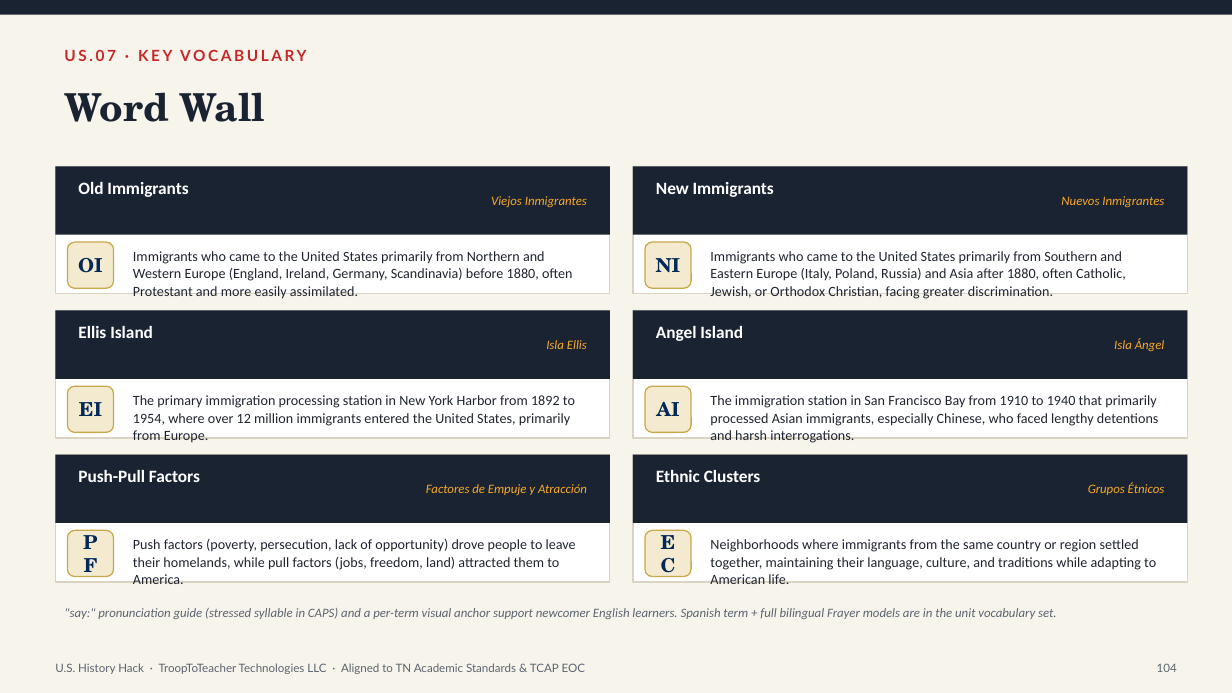
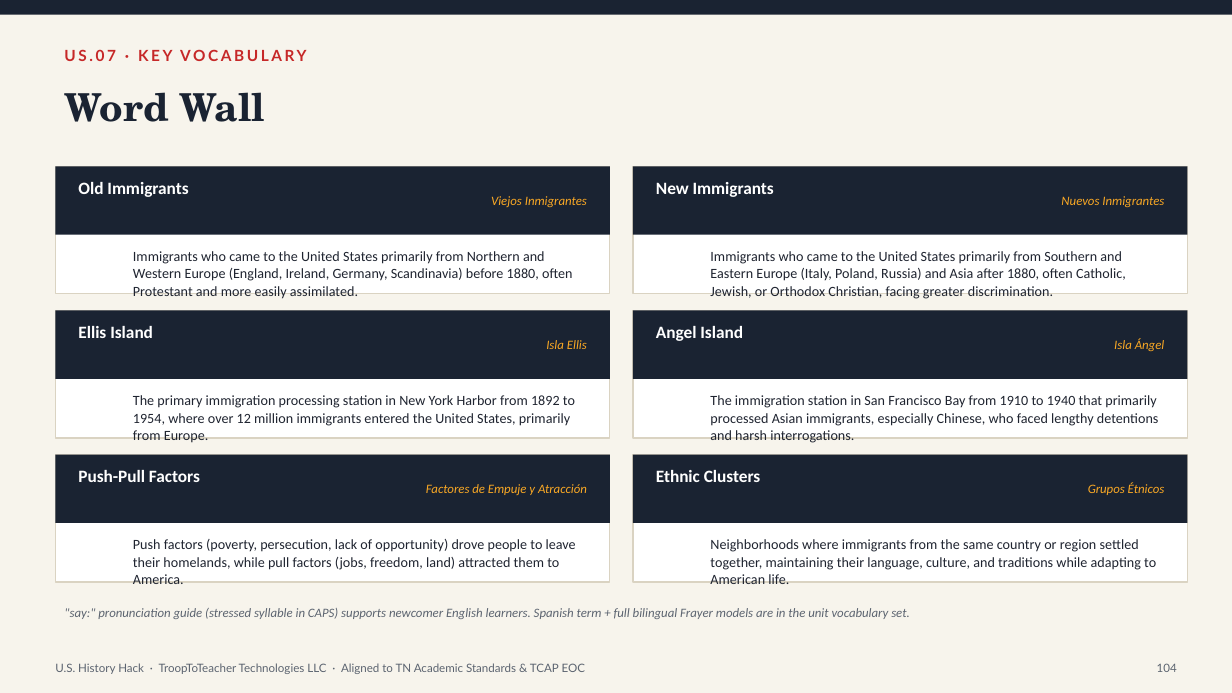
Before and after one commit to Trooptoteacher/trooptoteacher-history, a slide deck: slide 104 of HistoryHack_Platinum/deliverables_unit1/Unit1_Teacher_Deck_CourseStandard.pptx. Drawn at 1232x693 pixels with LibreOffice and Linux fonts; fonts in the diff are those of the drawing. Boxes give left, top, right and bottom in pixels: in the first picture for what was removed or moved away, otherwise in the second. Text is boxed around its words. In the diff, an @@ line names an element or a change of style, - is before the commit and + after.

```diff
--- a/HistoryHack_Platinum/deliverables_unit1/Unit1_Teacher_Deck_CourseStandard.pptx
+++ b/HistoryHack_Platinum/deliverables_unit1/Unit1_Teacher_Deck_CourseStandard.pptx
@@ rounded rectangle removed at box(67, 242, 114, 288) @@
@@ text removed at box(78, 258, 103, 273) @@
-OI
@@ rounded rectangle removed at box(645, 242, 691, 288) @@
@@ text removed at box(656, 258, 681, 272) @@
-NI
@@ rounded rectangle removed at box(67, 386, 114, 433) @@
@@ rounded rectangle removed at box(645, 386, 691, 433) @@
@@ text removed at box(79, 402, 102, 416) @@
-EI
@@ text removed at box(656, 401, 679, 416) @@
-AI
@@ rounded rectangle removed at box(67, 531, 114, 577) @@
@@ text removed at box(67, 531, 114, 577) @@
-PF
@@ rounded rectangle removed at box(645, 531, 691, 577) @@
@@ text removed at box(645, 531, 691, 577) @@
-EC
@@ text at box(64, 608, 910, 619): text changed @@
-"say:" pronunciation guide (stressed syllable in CAPS) and a per-term visual anchor support newcomer English learners. Spanish term + full bilingual Frayer models are in the unit vocabulary set.
+"say:" pronunciation guide (stressed syllable in CAPS) supports newcomer English learners. Spanish term + full bilingual Frayer models are in the unit vocabulary set.
```
Also in this commit, not shown: 6 other slides changed.
